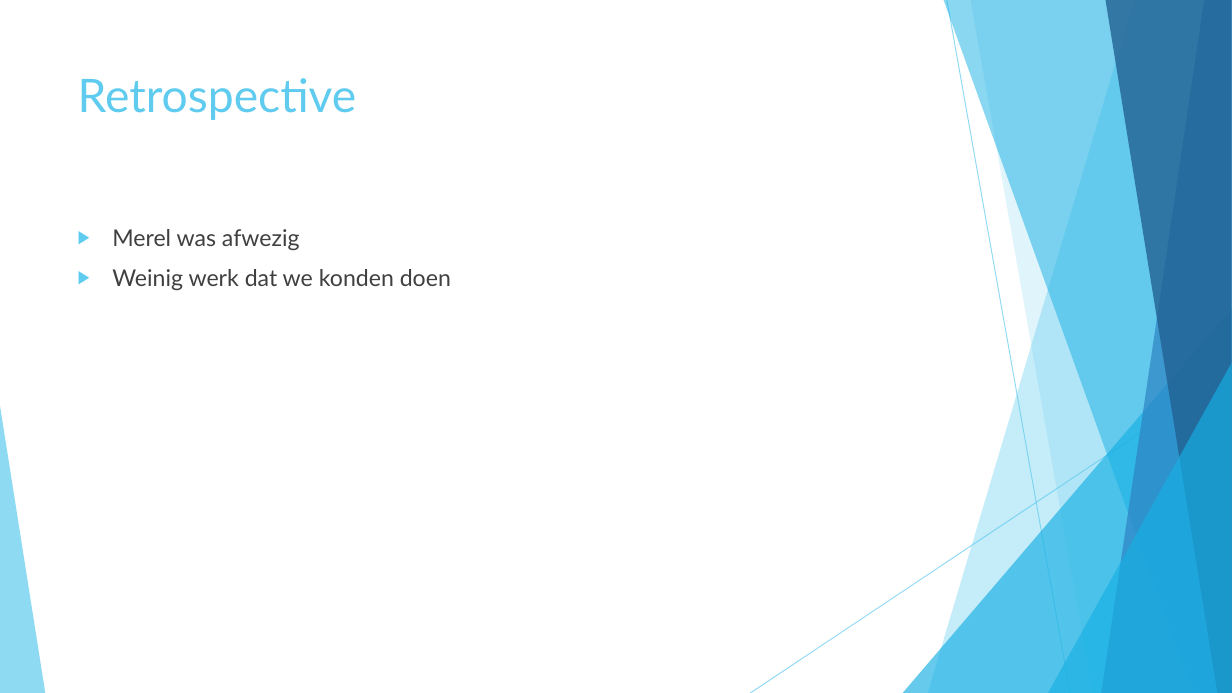
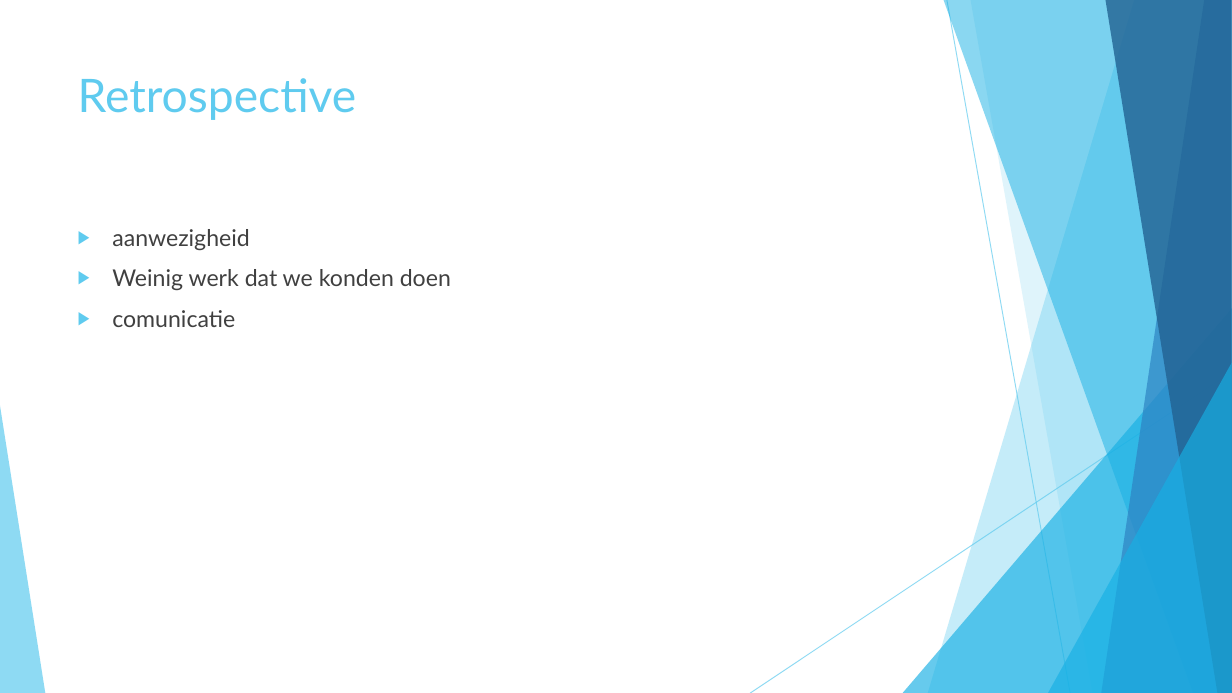
Before and after one commit to merelvdleeden/plastic_vanger, a slide deck: slide 8 of documentatie/scrum presentaties/sprint 3.pptx. Drawn at 1232x693 pixels with LibreOffice and Linux fonts; fonts in the diff are those of the drawing. Boxes give left, top, right and bottom in pixels: in the first picture for what was removed or moved away, otherwise in the second. Text is boxed around its words. In the diff, an @@ line names an element or a change of style, - is before the commit and + after.

```diff
--- a/documentatie/scrum presentaties/sprint 3.pptx
+++ b/documentatie/scrum presentaties/sprint 3.pptx
@@ text at [112,229,249,250]: text changed @@
-▶ Merel was afwezig
+▶ aanwezigheid
@@ text at [112,310,235,327]: paragraph added @@
+▶ comunicatie
```
Also in this commit, not shown: 2 other slides changed, 4 other files.
